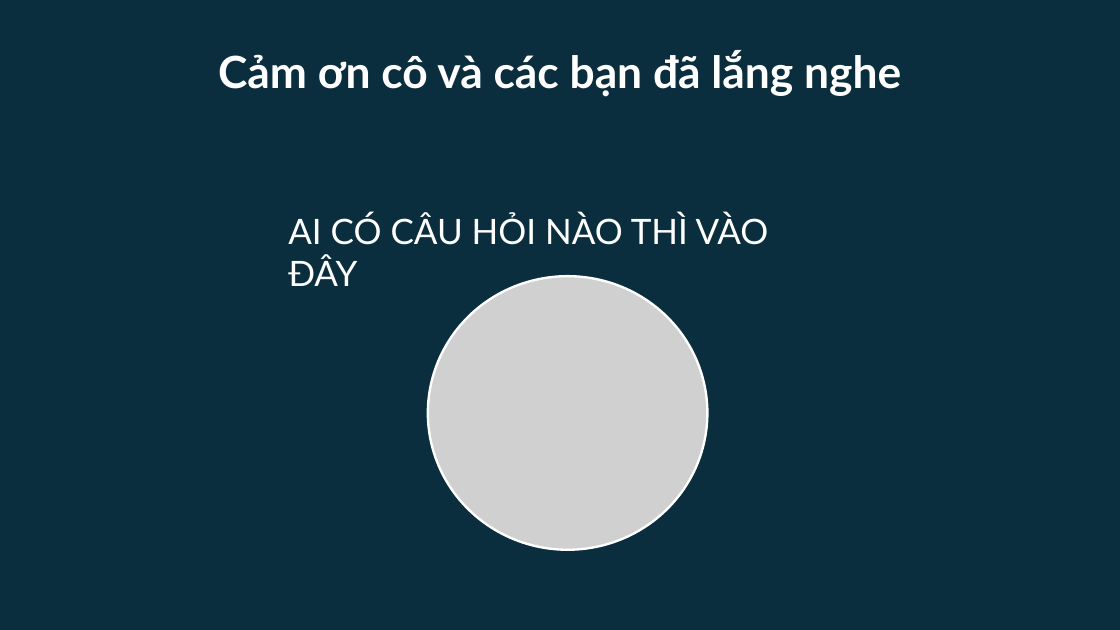
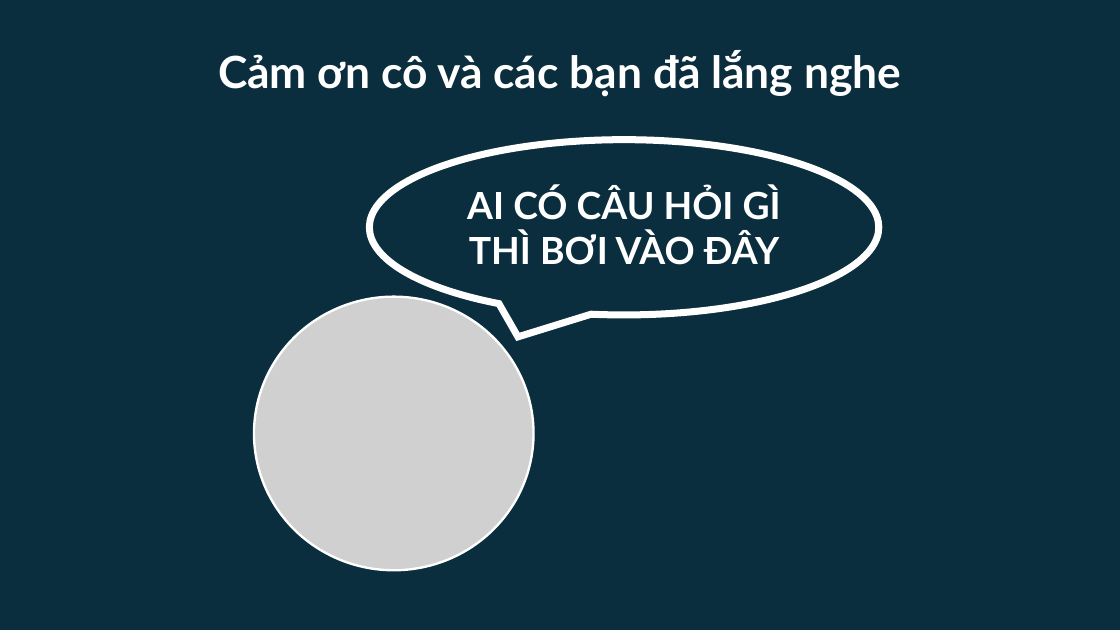
Before and after one commit to ngotuanviet/BTLDSA, a slide deck: slide 144 of ThuyetTrinh/SlideThuyetTrinh.pptx. Drawn at 1120x630 pixels with LibreOffice and Linux fonts; fonts in the diff are those of the drawing; grey boxes stand for pictures. Boxes give left, top, right and bottom in pixels: in the first picture for what was removed or moved away, otherwise in the second. Text is boxed around its words. In the diff, an @@ line names an element or a change of style, - is before the commit and + after.

```diff
--- a/ThuyetTrinh/SlideThuyetTrinh.pptx
+++ b/ThuyetTrinh/SlideThuyetTrinh.pptx
@@ speech bubble "AI CÓ CÂU HỎI GÌ ...": place and size @@
-speech bubble "AI CÓ CÂU HỎI GÌ ..." at [288,214,769,286]
+speech bubble "AI CÓ CÂU HỎI GÌ ..." at [370,139,879,315]
@@ speech bubble "AI CÓ CÂU HỎI GÌ ..." at [370,139,879,315]: vertical alignment top to middle; outline none to #FFFFFF 6 pt @@
@@ text in speech bubble at [467,187,781,265]: text changed; size 30 to 32 pt; bold on @@
-AI CÓ CÂU HỎI NÀO THÌ VÀO ĐÂY
+AI CÓ CÂU HỎI GÌ THÌ BƠI VÀO ĐÂY
@@ picture: place and size @@
-picture at [428,276,707,550]
+picture at [254,297,534,571]
```
Also in this commit, not shown: 1 other slide changed.
